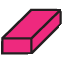
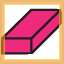
Comparing the layer stacks of the two 64px x 64px images. Changes:
showed "on", opacity 75% → 60% over 0, 0, 64, 64
